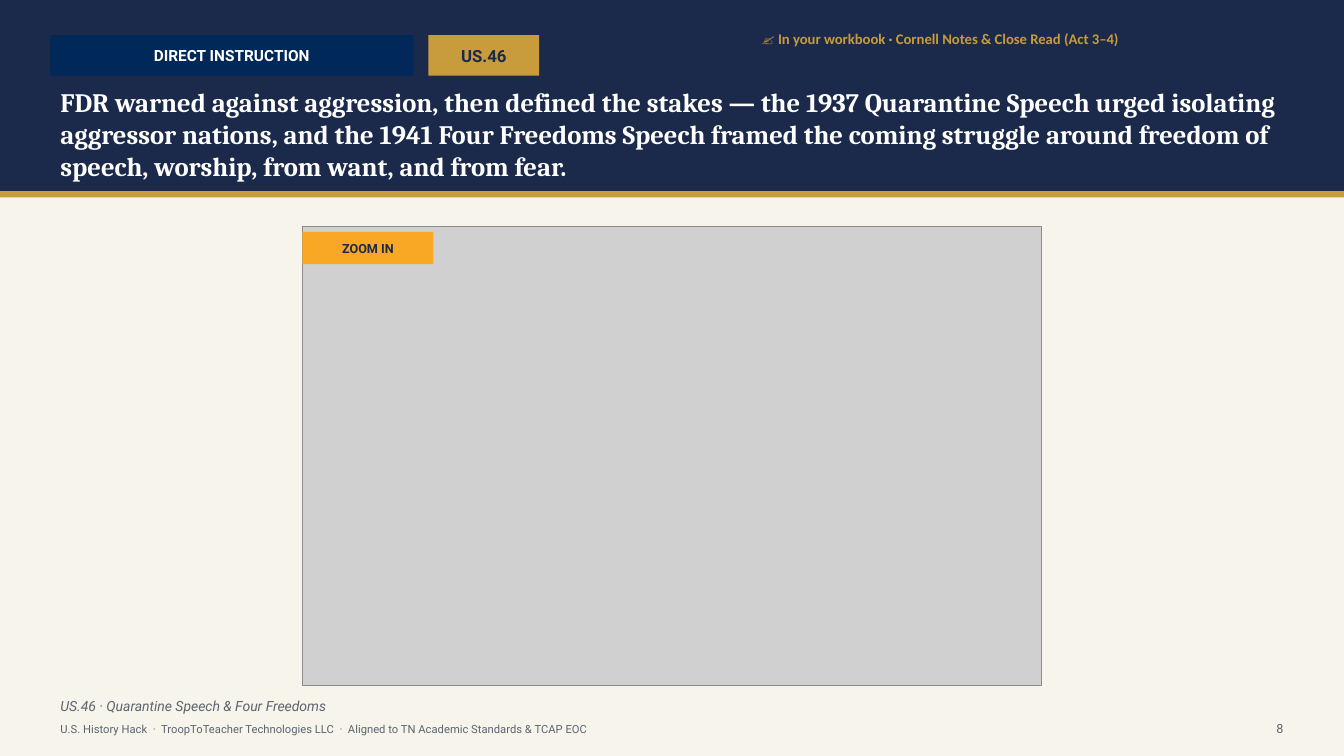
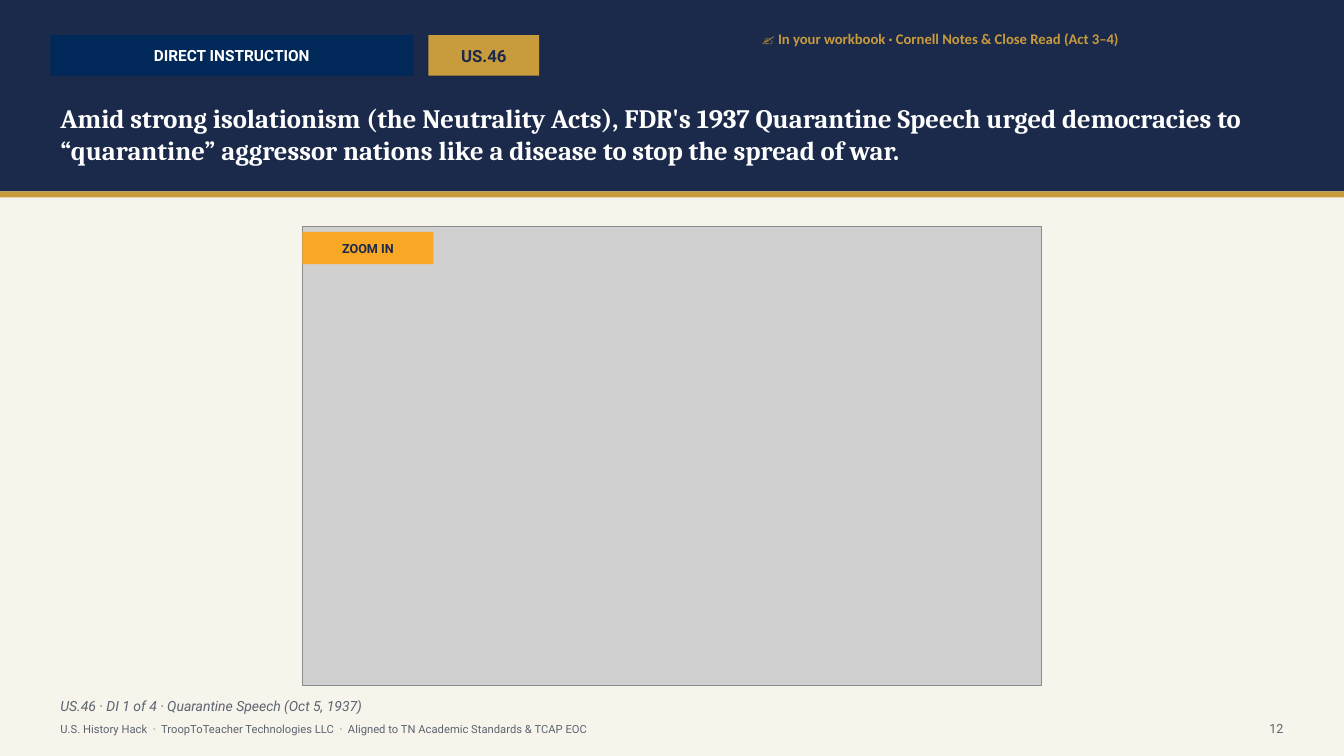
Before and after one commit to Trooptoteacher/trooptoteacher-history, a slide deck: slide 13 of 00_START_HERE/UNIT6_DECKS_BUILD/Unit6_Student_Deck_CourseStandard.pptx (slide 11 before the commit). Drawn at 1344x756 pixels with LibreOffice and Linux fonts; fonts in the diff are those of the drawing; grey boxes stand for pictures. Boxes give left, top, right and bottom in pixels: in the first picture for what was removed or moved away, otherwise in the second. Text is boxed around its words. In the diff, an @@ line names an element or a change of style, - is before the commit and + after.

```diff
--- a/00_START_HERE/UNIT6_DECKS_BUILD/Unit6_Student_Deck_CourseStandard.pptx
+++ b/00_START_HERE/UNIT6_DECKS_BUILD/Unit6_Student_Deck_CourseStandard.pptx
@@ text at (60, 108, 1240, 166): text changed @@
-FDR warned against aggression, then defined the stakes — the 1937 Quarantine Speech urged isolating aggressor nations, and the 1941 Four Freedoms Speech framed the coming struggle around freedom of speech, worship, from want, and from fear.
+Amid strong isolationism (the Neutrality Acts), FDR's 1937 Quarantine Speech urged democracies to “quarantine” aggressor nations like a disease to stop the spread of war.
@@ text at (60, 700, 362, 714): text changed @@
-US.46 · Quarantine Speech & Four Freedoms
+US.46 · DI 1 of 4 · Quarantine Speech (Oct 5, 1937)
@@ text at (1269, 724, 1283, 733): text changed @@
-8
+12
```
Also in this commit, not shown: 108 other slides changed, 16 slides added, 1 slide removed, 2 other files.
